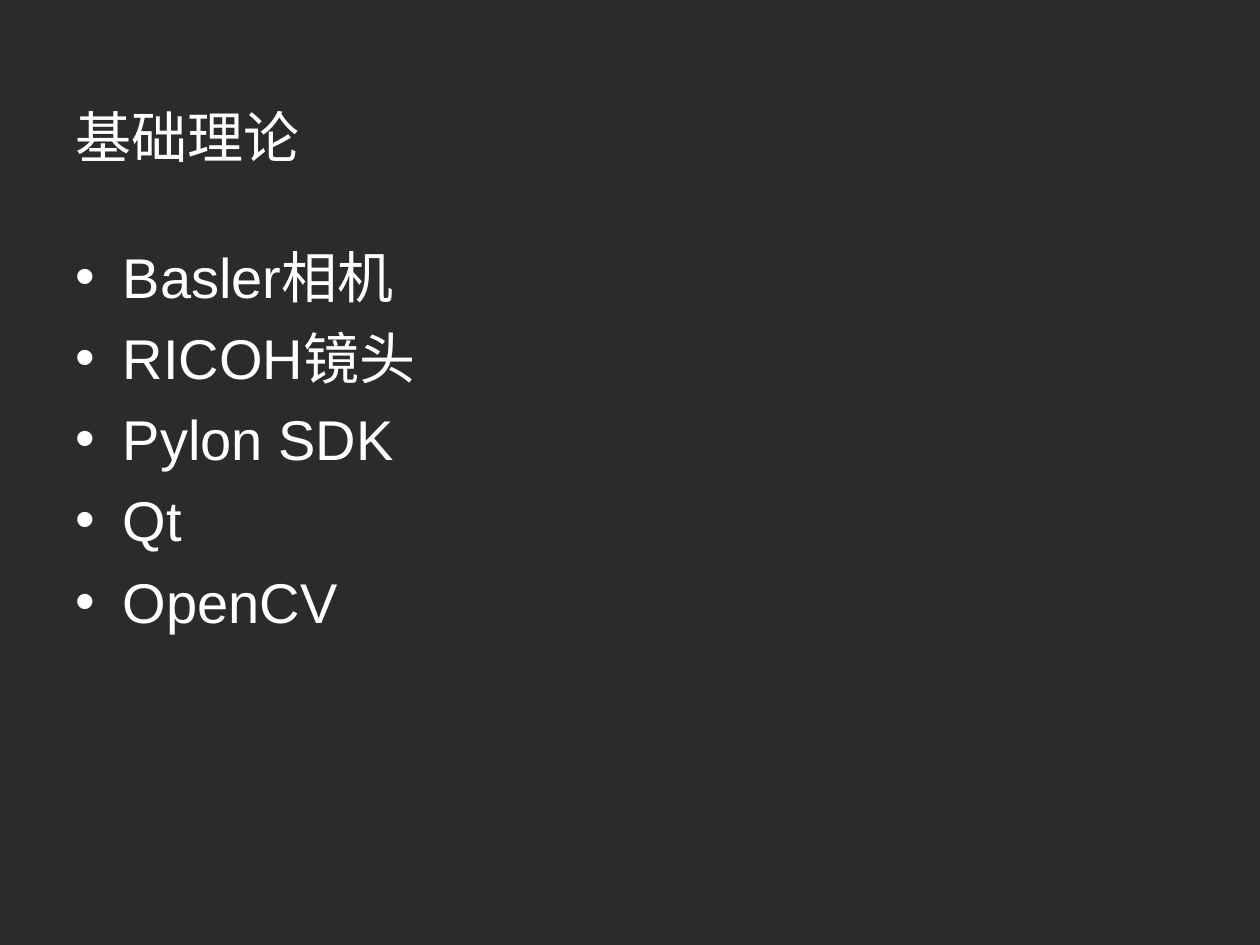
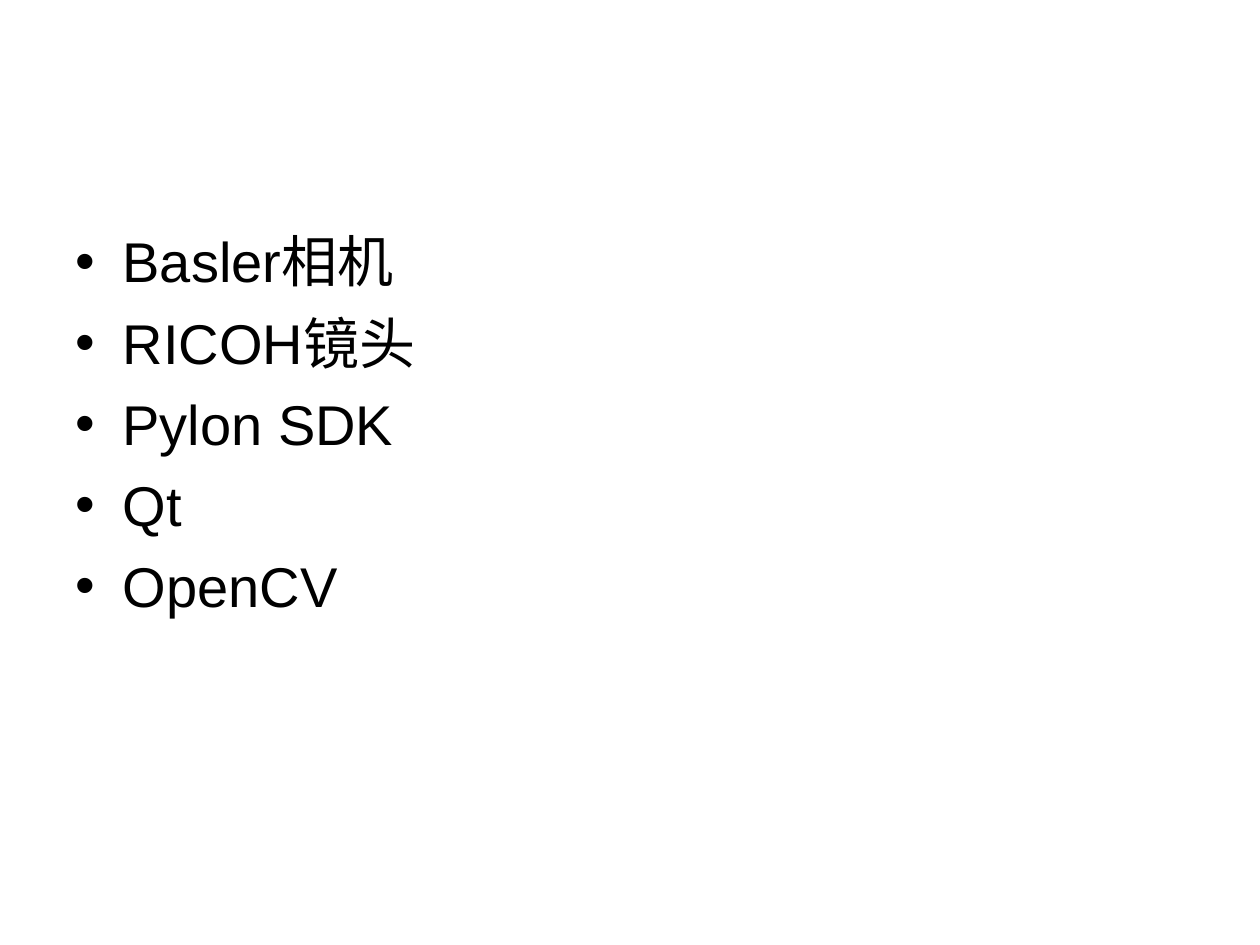
Before and after one commit to aihes/PylonCamera, a slide deck: slide 6 of paper/激光散斑系统CCD相机数据采集控制软件设计.ppt (slide 4 before the commit). Drawn at 1260x945 pixels with LibreOffice and Linux fonts; fonts in the diff are those of the drawing; background and template pictures are left out; a plain dark background stands for a picture behind light text. Boxes give left, top, right and bottom in pixels: in the first picture for what was removed or moved away, otherwise in the second. Text is boxed around its words. In the diff, an @@ line names an element or a change of style, - is before the commit and + after.

```diff
--- a/paper/激光散斑系统CCD相机数据采集控制软件设计.ppt
+++ b/paper/激光散斑系统CCD相机数据采集控制软件设计.ppt
@@ background picture (left out) to #FFFFFF @@
@@ title removed at [76, 111, 300, 162] @@
-基础理论
@@ text "Basler相机": place and size @@
-text "Basler相机" at [123, 253, 416, 633]
+text "Basler相机" at [123, 238, 416, 618]
@@ text "Basler相机" at [123, 238, 416, 618]: text colour #FFFFFF to #000000; bullet colour #FFFFFF to #000000 @@
```
Also in this commit, not shown: 12 other slides changed, 10 slides added, 4 slides removed, 7 other files.
